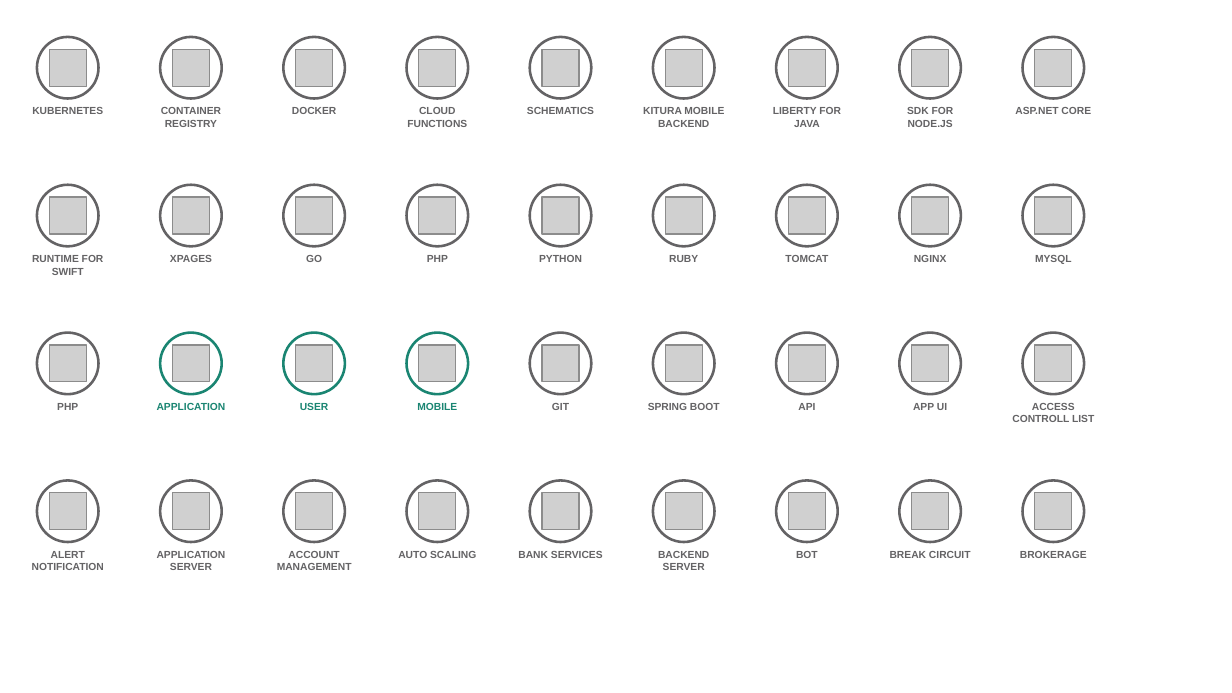
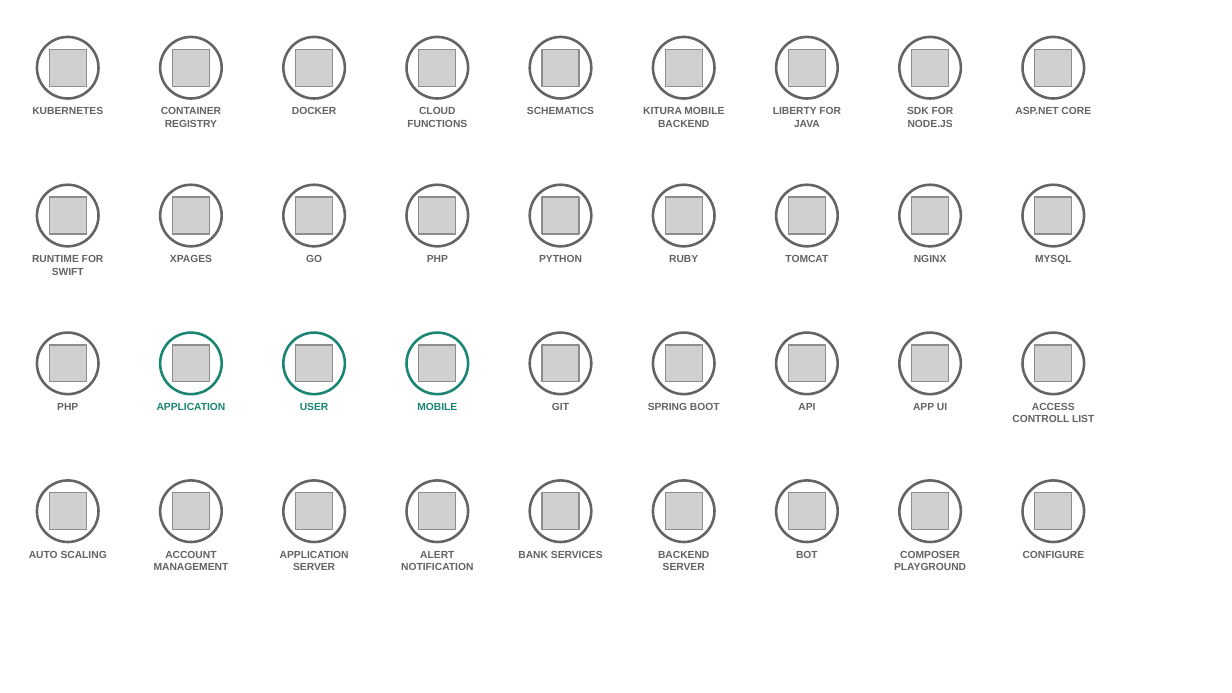
Before and after one commit to l2fprod/myarchitecture, a slide deck: slide 8 of mycatalog-architecture-diagram-template.pptx. Drawn at 1232x693 pixels with LibreOffice and Linux fonts; fonts in the diff are those of the drawing; grey boxes stand for pictures. Boxes give left, top, right and bottom in pixels: in the first picture for what was removed or moved away, otherwise in the second. Text is boxed around its words. In the diff, an @@ line names an element or a change of style, - is before the commit and + after.

```diff
--- a/mycatalog-architecture-diagram-template.pptx
+++ b/mycatalog-architecture-diagram-template.pptx
@@ text at bbox=[29, 551, 107, 558]: text changed @@
-ALERT NOTIFICATION
+AUTO SCALING
@@ text "ACCOUNT MANAGEMENT": place and size @@
-text "ACCOUNT MANAGEMENT" at bbox=[277, 551, 352, 570]
+text "ACCOUNT MANAGEMENT" at bbox=[154, 551, 229, 570]
@@ text "APPLICATION SERVER": place and size @@
-text "APPLICATION SERVER" at bbox=[157, 551, 226, 570]
+text "APPLICATION SERVER" at bbox=[280, 551, 349, 570]
@@ text at bbox=[401, 551, 473, 570]: text changed @@
-AUTO SCALING
+ALERT NOTIFICATION
@@ text at bbox=[894, 551, 966, 570]: text changed @@
-BREAK CIRCUIT
+COMPOSER PLAYGROUND
@@ text at bbox=[1023, 551, 1085, 558]: text changed @@
-BROKERAGE
+CONFIGURE
```
Also in this commit, not shown: 2 other slides changed.
